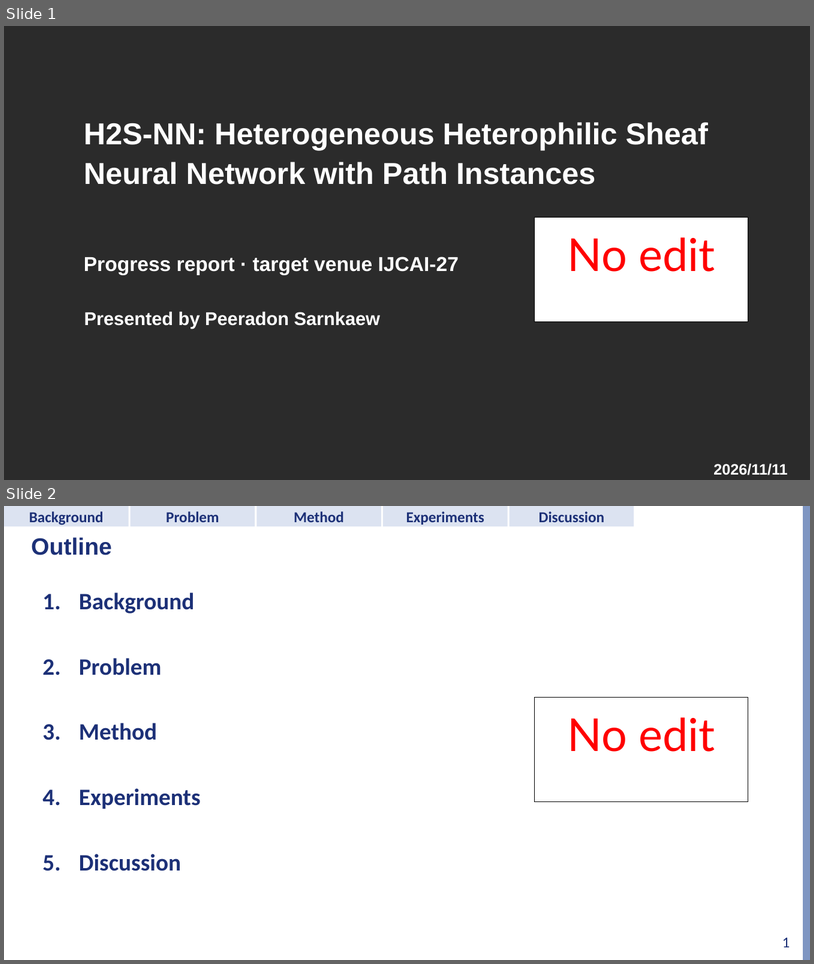
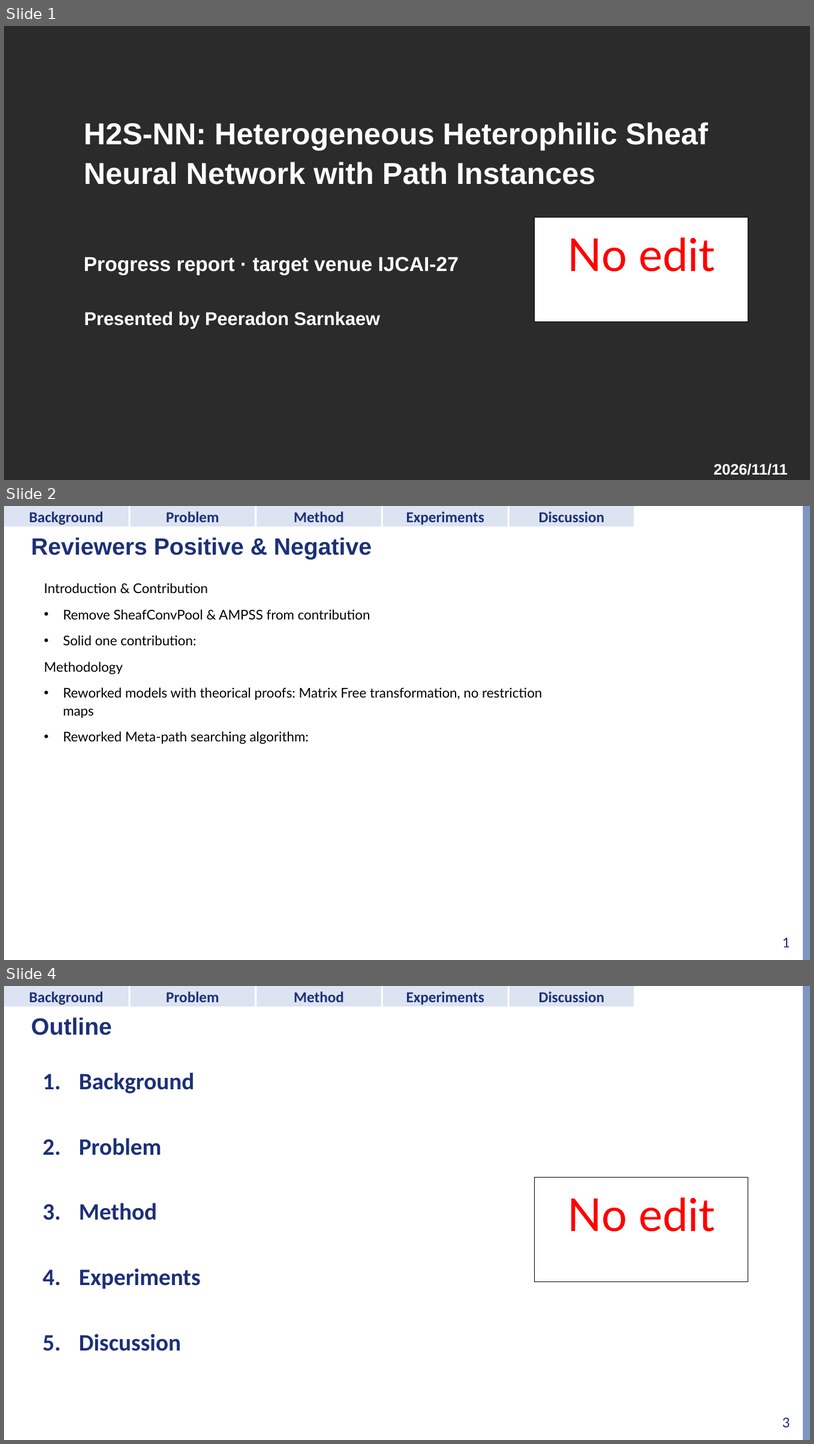
Before and after one commit to psarnkaew/h2snn, a slide deck: Claude outputs/progress_2026-11-11.pptx. Shown one above the other, each under a label of ours: slides 1 and 2 before the commit, slides 1, 2 and 4 after it; the slides between them are not shown. The pictures are 814x964 and 814x1444 pixels, drawn with LibreOffice and Linux fonts; fonts in the diff are those of the drawing; background and template pictures are left out; a plain dark background stands for a picture behind light text. Boxes give left, top, right and bottom in pixels: in the first picture for what was removed or moved away, otherwise in the second. Text is boxed around its words. In the diff, an @@ line names an element or a change of style, - is before the commit and + after.

```diff
--- a/Claude outputs/progress_2026-11-11.pptx
+++ b/Claude outputs/progress_2026-11-11.pptx
@@ slide 2 added at (4, 506, 810, 960), background #FFFFFF; not listed: 1 template element that a slide beside it also shows @@
@@ rectangle added at (4, 506, 129, 526), fill #DCE3F1, 18 pt, text #1C3077, bold @@
+Background
@@ rectangle added at (131, 506, 255, 526), fill #DCE3F1, 18 pt, text #1C3077, bold @@
+Problem
@@ rectangle added at (257, 506, 381, 526), fill #DCE3F1, 18 pt, text #1C3077, bold @@
+Method
@@ rectangle added at (383, 506, 508, 526), fill #DCE3F1, 18 pt, text #1C3077, bold @@
+Experiments
@@ rectangle added at (510, 506, 635, 526), fill #DCE3F1, 18 pt, text #1C3077, bold @@
+Discussion
@@ title added at (31, 537, 372, 559), 28 pt, text #1C3077, bold @@
+Reviewers Positive & Negative
@@ text added at (44, 583, 542, 744), 16 pt, text #000000 @@
+Introduction & Contribution
+• Remove SheafConvPool & AMPSS from contribution
+• Solid one contribution:
+Methodology
+• Reworked models with theorical proofs: Matrix Free transformation, no restriction maps
+• Reworked Meta-path searching algorithm:
@@ page number added at (783, 937, 791, 947), 18 pt, text #1C3077 @@
+1
@@ what was slide 2 is now slide 4 @@
@@ page number at (783, 1417, 791, 1427): text changed @@
-1
+3
```
Also in this commit, not shown: 2 slides changed, 1 other slide added, 1 slide removed, 30 other files.
